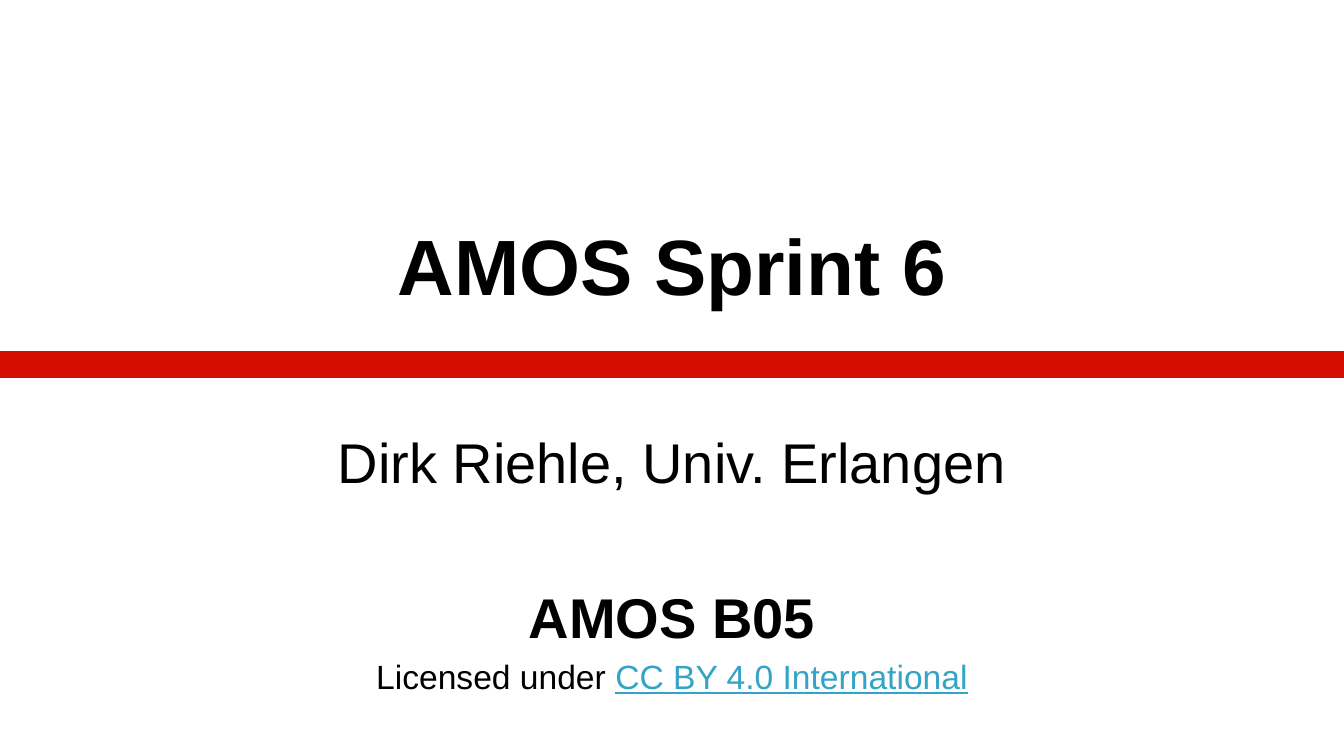
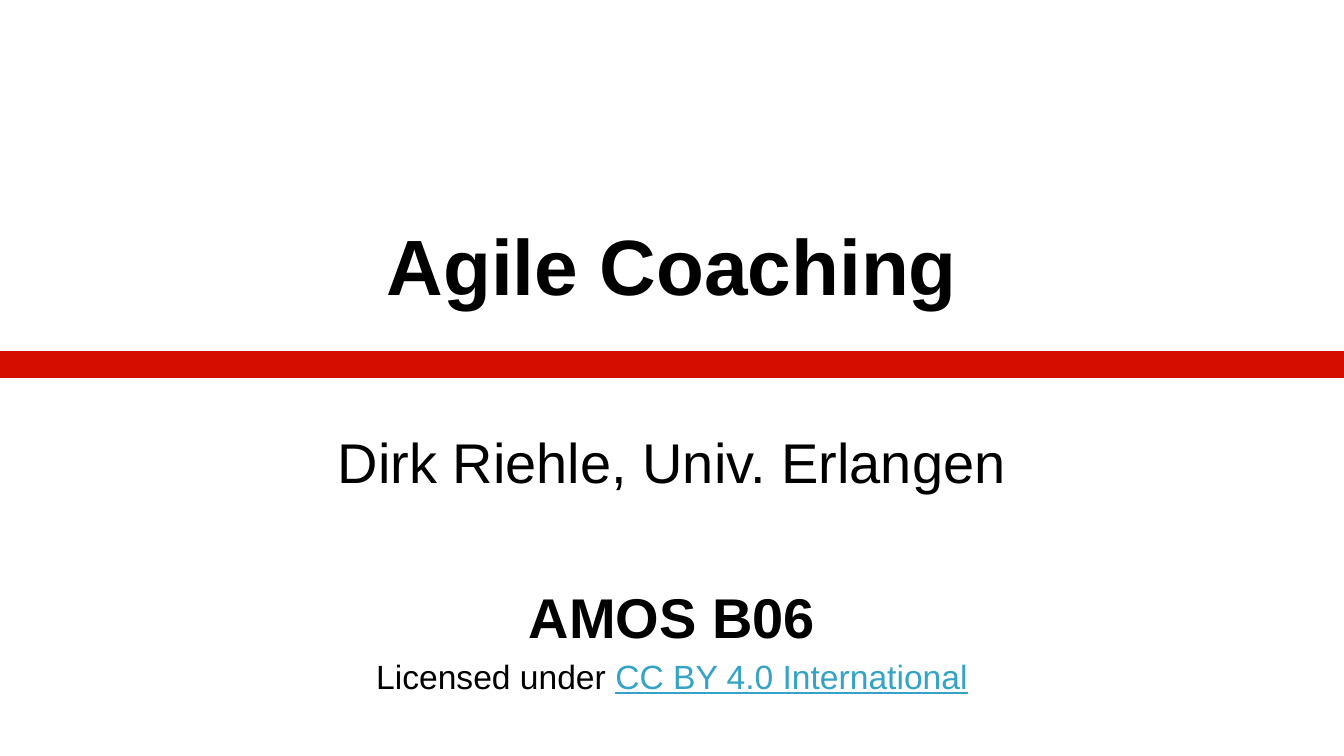
Before and after one commit to dirkriehle/amos-course, a slide deck: slide 1 of Lecture slides/AMOS B06 - Agile Coaching.pptx. Drawn at 1344x756 pixels with LibreOffice and Linux fonts; fonts in the diff are those of the drawing. Boxes give left, top, right and bottom in pixels: in the first picture for what was removed or moved away, otherwise in the second. Text is boxed around its words. In the diff, an @@ line names an element or a change of style, - is before the commit and + after.

```diff
--- a/Lecture slides/AMOS B06 - Agile Coaching.pptx
+++ b/Lecture slides/AMOS B06 - Agile Coaching.pptx
@@ title at box(387, 238, 957, 310): text changed @@
-AMOS Sprint 6
+Agile Coaching
@@ subtitle at box(529, 599, 815, 639): text changed @@
-AMOS B05
+AMOS B06
```
Also in this commit, not shown: 1 other slide changed, 18 slides added, 3 slides removed, 8 other files.
